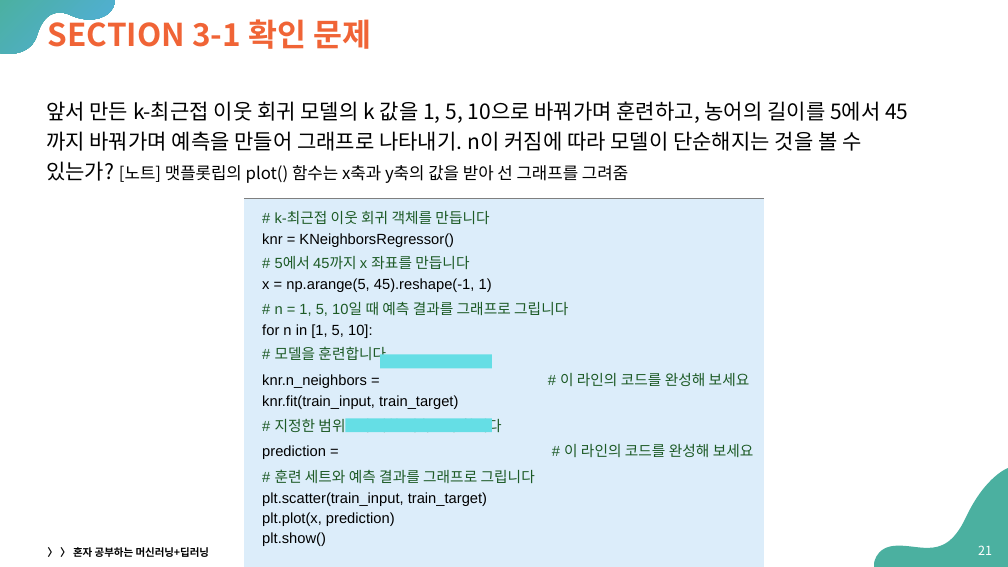
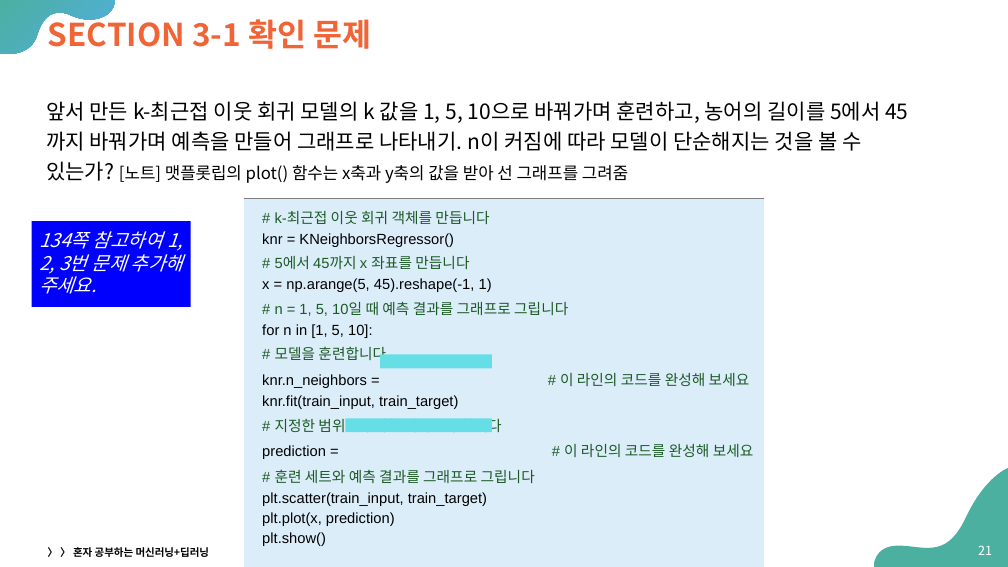
Before and after one commit to Sangdon-Park/Sangdon-Park.github.io, a slide deck: slide 21 of data/인공지능/03-회귀 알고리즘과 모델 규제.pptx. Drawn at 1008x567 pixels with LibreOffice and Linux fonts; fonts in the diff are those of the drawing. Boxes give left, top, right and bottom in pixels: in the first picture for what was removed or moved away, otherwise in the second. Text is boxed around its words. In the diff, an @@ line names an element or a change of style, - is before the commit and + after.

```diff
--- a/data/인공지능/03-회귀 알고리즘과 모델 규제.pptx
+++ b/data/인공지능/03-회귀 알고리즘과 모델 규제.pptx
@@ rectangle added at (x1=32, y1=221, x2=191, y2=307), fill #0000FF, 18 pt, text #FFFFFF, italic @@
+134쪽 참고하여 1, 2, 3번 문제 추가해 주세요.
```
Also in this commit, not shown: 15 other slides changed, 5 other files.
